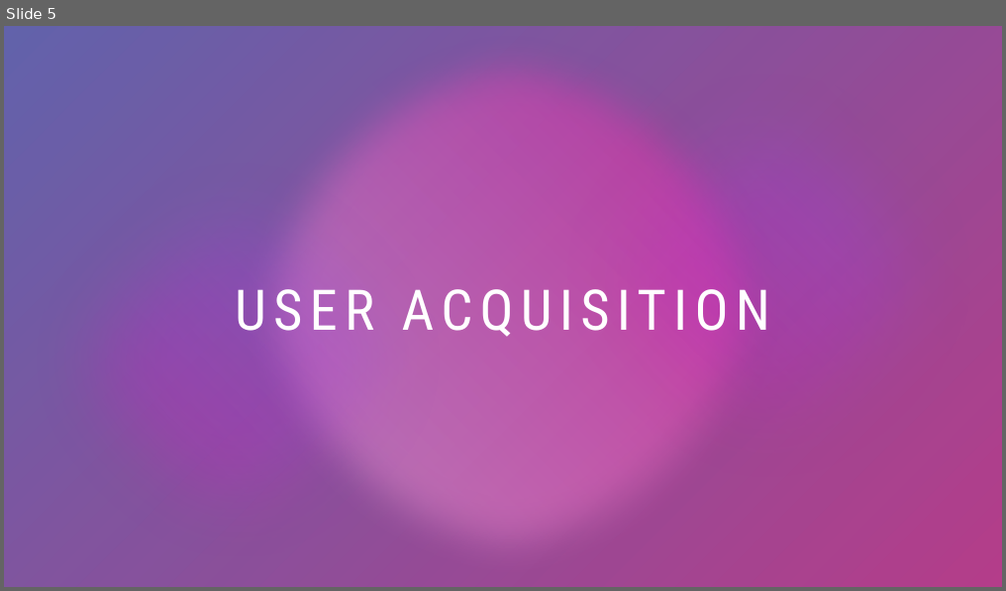
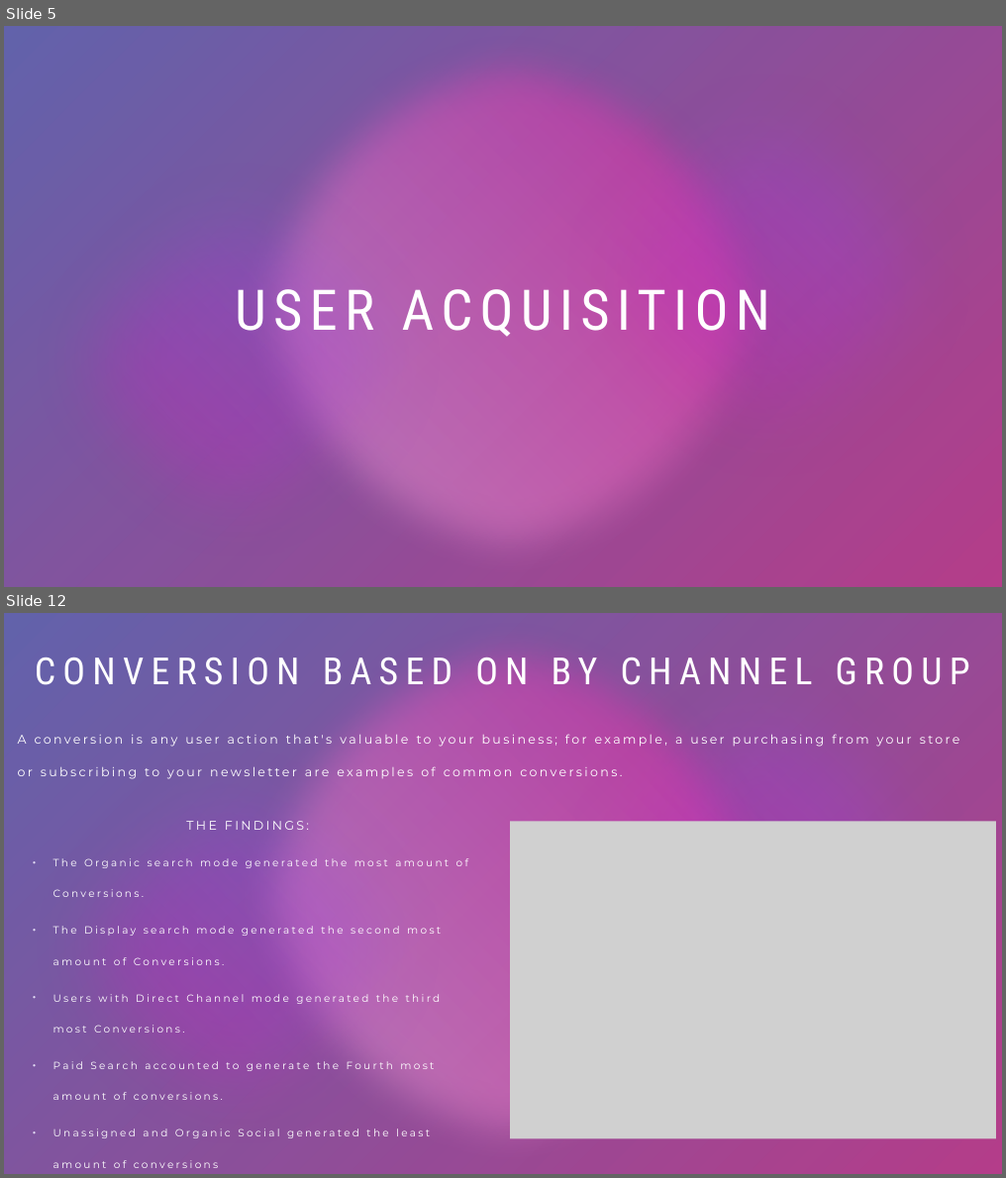
Before and after one commit to ShanmugavelS26/Promilo-Task, a slide deck: Promilo_Assignment(BA).pptx. Shown one above the other, each under a label of ours: slide 5 before the commit, slides 5 and 12 after it; the slides between them are not shown. The pictures are 1006x591 and 1006x1178 pixels, drawn with LibreOffice and Linux fonts; fonts in the diff are those of the drawing; grey boxes stand for pictures; background and template pictures are left out; a plain dark background stands for a picture behind light text. Boxes give left, top, right and bottom in pixels: in the first picture for what was removed or moved away, otherwise in the second. Text is boxed around its words. In the diff, an @@ line names an element or a change of style, - is before the commit and + after.

```diff
--- a/Promilo_Assignment(BA).pptx
+++ b/Promilo_Assignment(BA).pptx
@@ slide 12 added at [4,613,1002,1174], background picture (left out); not listed: 7 template elements that a slide beside it also shows @@
@@ title added at [35,657,970,694], 36 pt, text #FFFFFF @@
+CONVERSION BASED ON BY CHANNEL GROUP
@@ text added at [18,734,960,779], 12 pt, text #FFFFFF @@
+A conversion is any user action that's valuable to your business; for example, a user purchasing from your store or subscribing to your newsletter are examples of common conversions.
@@ text added at [54,821,468,1168], 10 pt, text #FFFFFF @@
+THE FINDINGS:
+  • The Organic search mode generated the most amount of Conversions.
+  • The Display search mode generated the second most amount of Conversions.
+  • Users with Direct Channel mode generated the third most Conversions.
+  • Paid Search accounted to generate the Fourth most amount of conversions.
+  • Unassigned and Organic Social generated the least amount of conversions
@@ picture added at [510,821,996,1140] @@
```
Also in this commit, not shown: 24 other slides added.
